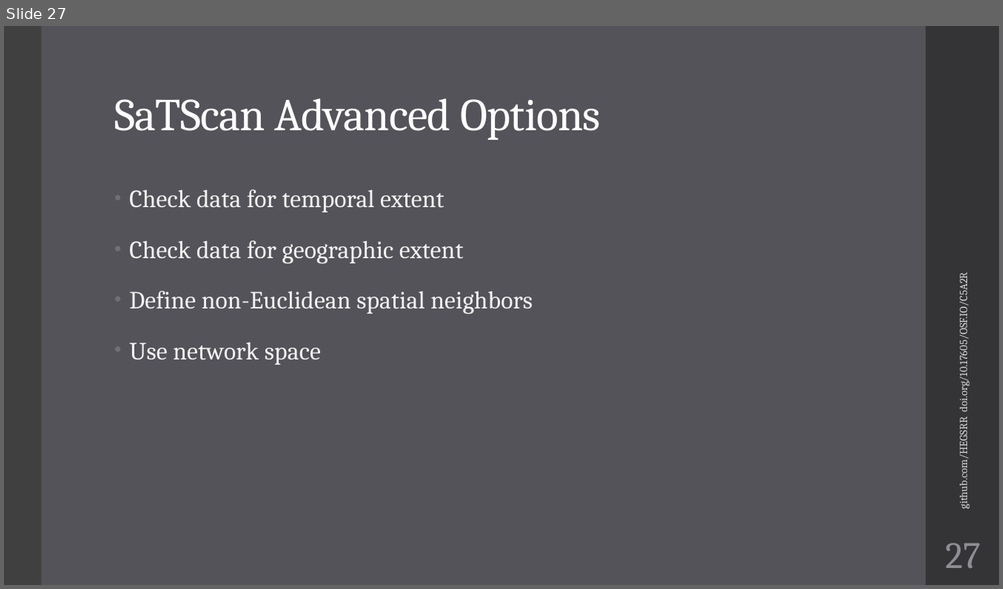
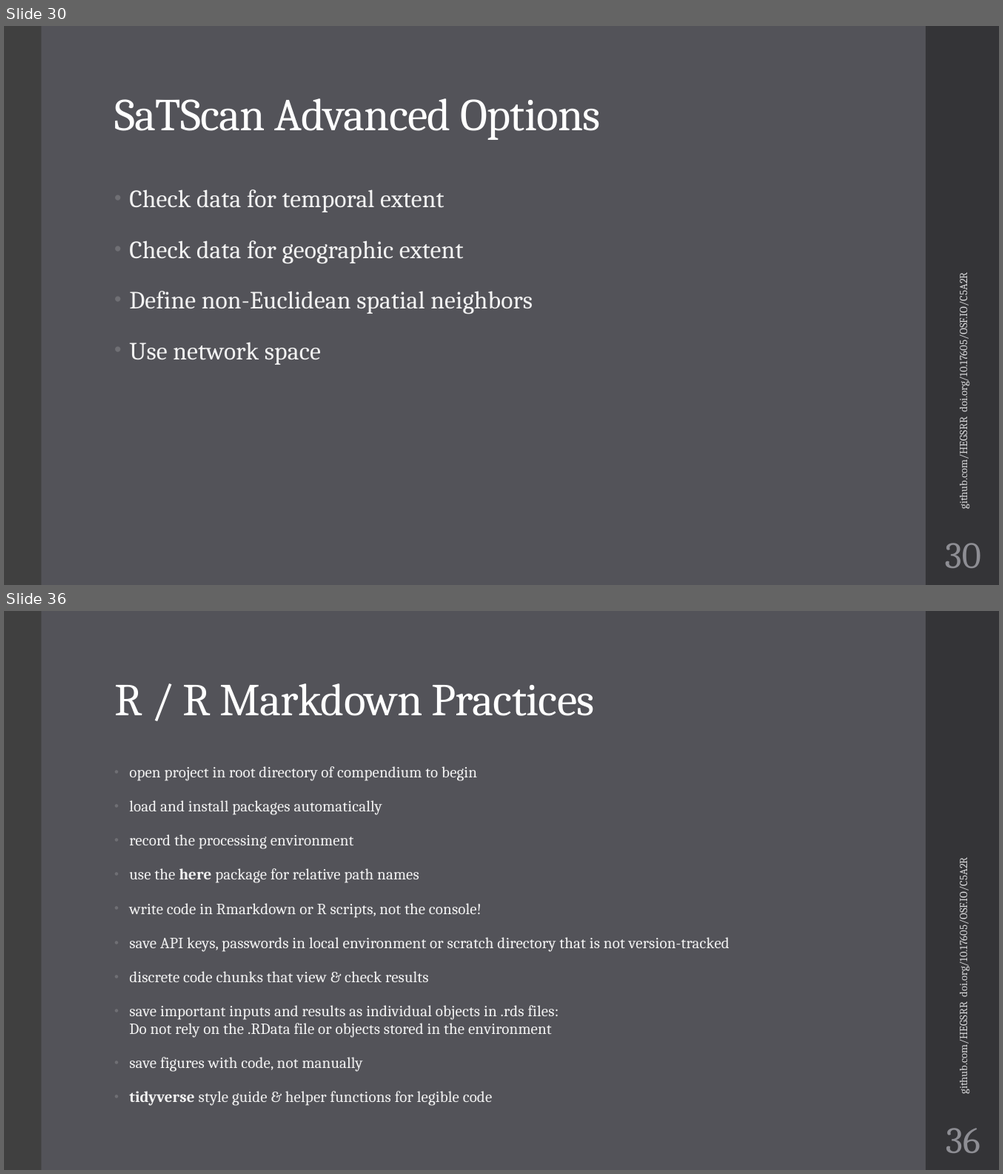
Before and after one commit to HEGSRR/UCGIS-Workshop, a slide deck: 01_Introduction.pptx. Shown one above the other, each under a label of ours: slide 27 before the commit, slides 30 and 36 after it; the slides between them are not shown. The pictures are 1003x589 and 1003x1174 pixels, drawn with LibreOffice and Linux fonts; fonts in the diff are those of the drawing. Boxes give left, top, right and bottom in pixels: in the first picture for what was removed or moved away, otherwise in the second. Text is boxed around its words. In the diff, an @@ line names an element or a change of style, - is before the commit and + after.

```diff
--- a/01_Introduction.pptx
+++ b/01_Introduction.pptx
@@ slide 36 added at (4,611,999,1170), background #535359; not listed: 2 template elements that a slide beside it also shows @@
@@ title added at (114,684,595,716), 44 pt, text #FFFFFF @@
+R / R Markdown Practices
@@ text added at (129,766,729,1106), 15 pt, text #F2F2F2 @@
+• open project in root directory of compendium to begin
+• load and install packages automatically
+• record the processing environment
+• use the here package for relative path names
+• write code in Rmarkdown or R scripts, not the console!
+• save API keys, passwords in local environment or scratch directory that is not version-tracked
+• discrete code chunks that view & check results
+• save important inputs and results as individual objects in .rds files:
+  Do not rely on the .RData file or objects stored in the environment
+• save figures with code, not manually
+• tidyverse style guide & helper functions for legible code
@@ text added at (956,871,970,1092), 10.5 pt, text #D9D9DB @@
+github.com/HEGSRR doi.org/10.17605/OSF.IO/C5A2R
@@ page number added at (945,1128,980,1153), 36 pt, text #8E8E94 @@
+36
@@ what was slide 27 is now slide 30 @@
@@ page number at (945,543,981,568): text changed @@
-27
+30
```
Also in this commit, not shown: 2 slides changed, 9 other slides added, 1 other file.
